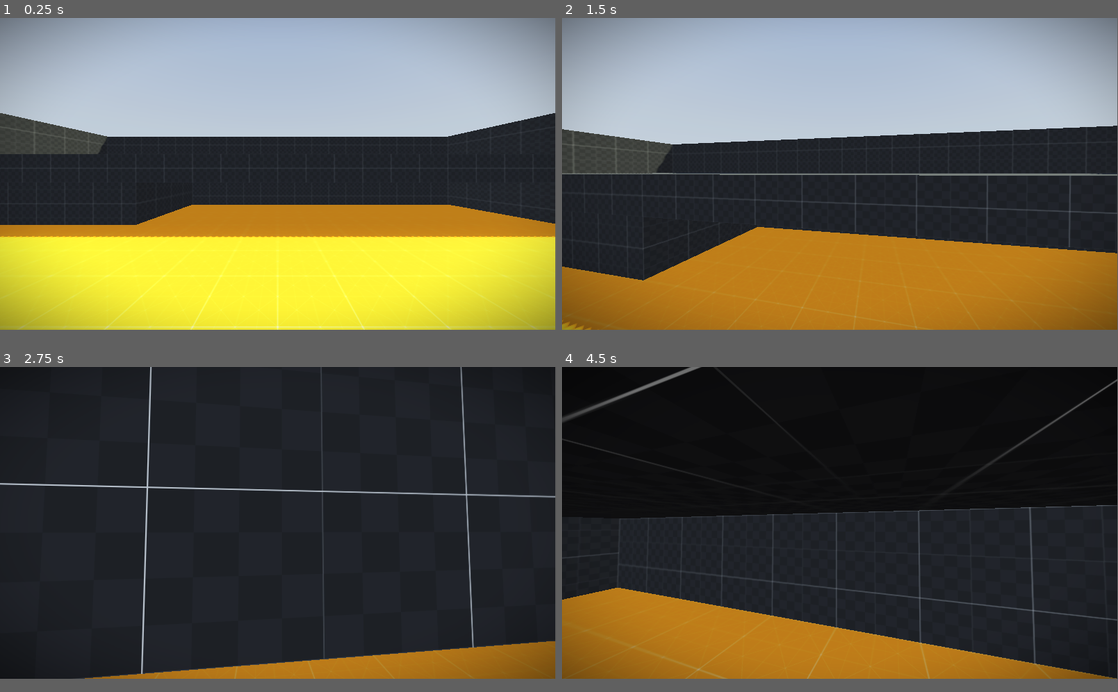
Above: before the commit, frames 1-4 (two rows, left to right).
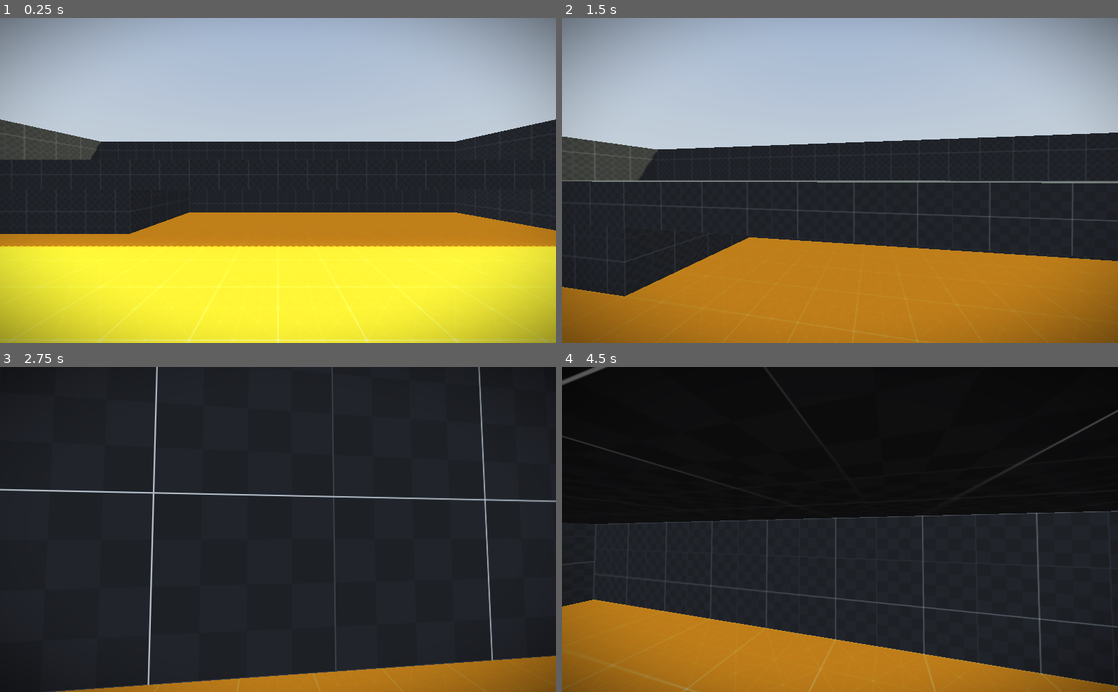
Above: after the commit, the same moments.

Repository: izquiratops/FPS_Project
Game: Godot game, scene res://scenes/world.tscn
Two runs of this game, one before a commit and one after it. Both use one fixed random seed, a clock stepped at 60 frames per second and the inputs below. A sky picture missing from this copy of the repository is replaced by a grey-blue gradient.
Inputs (mouse positions are in pixels of both pictures, inside the frame that each line leads up to):
- Up to frame 1 (0.25 s): no input
- Up to frame 2 (1.5 s): tap Enter at 0.5 s; move the mouse to (867, 174) at 0.52 s; hold C (crouch) 0.53-1.28 s; hold W (forward) from 0.53 s (still down); tap Space (jump) at 0.77, 1.07 s; tap Alt (free-look) at 0.8, 1.35 s; move the mouse to (812, 174) at 1.27 s
- Up to frame 3 (2.75 s): keep holding W (forward); tap Space (jump) at 1.52, 1.82, 2.3 s; tap Shift (sprint) at 1.55 s; move the mouse to (289, 516) at 2.02 s; hold Shift (sprint) from 2.03 s (still down)
- Up to frame 4 (4.5 s): keep holding W (forward); move the mouse to (834, 529) at 2.77 s; release Shift (sprint) at 2.78 s; tap Space (jump) at 2.85, 3.02, 3.32, 3.77, 4.07 s; tap C (crouch) at 3.05 s; move the mouse to (878, 526) at 3.52 s; hold C (crouch) 3.53-4.28 s; tap Alt (free-look) at 3.8, 4.35 s; move the mouse to (795, 519) at 4.27 s
In our replay, the window is 799x449 before the commit and 800x468 after it. These sizes can differ from the game's own. Grey fills any space a smaller window leaves; there, only what the larger window draws over its background counts as a difference.

The runs differ from the first frame. In frame 1, 10% of the frame differs, in the area x 0-100%, y 0-100%; in frame 2, 8.5%; in frame 3, 7.6%; in frame 4, 8.0%.

Commit message:
Sliding works

Diff:
--- a/project.godot
+++ b/project.godot
@@ -14,6 +14,11 @@
 run/main_scene="res://scenes/world.tscn"
 config/features=PackedStringArray("4.1", "Forward Plus")
 config/icon="res://icon.svg"
+
+[display]
+
+window/size/viewport_width=1024
+window/size/viewport_height=600
 
 [dotnet]
 
--- a/scenes/world.tscn
+++ b/scenes/world.tscn
@@ -108,7 +108,7 @@
 shape = SubResource("CapsuleShape3D_vxkag")
 disabled = true
 
-[node name="RayCast3D" type="RayCast3D" parent="Player"]
+[node name="AboveHeadRayCast" type="RayCast3D" parent="Player"]
 transform = Transform3D(1, 0, 0, 0, 1, 0, 0, 0, 1, 0, 1.3, 0)
 target_position = Vector3(0, 0.5, 0)
 
--- a/scripts/player.gd
+++ b/scripts/player.gd
@@ -1,35 +1,42 @@
 extends CharacterBody3D
 
-# Player nodes
+# Player nodes.
 @onready var neck = $Neck
 @onready var head = $Neck/Head
 @onready var camera_3d = $Neck/Head/Camera3D
 @onready var standing_collision_shape = $StandingCollisionShape
 @onready var crouching_collision_shape = $CrouchingCollisionShape
-@onready var ray_cast_3d = $RayCast3D
+@onready var above_head_ray_cast = $AboveHeadRayCast
 
-# Input vars
+# Input vars.
 var direction = Vector3.ZERO
 const mouse_sensitivity = 0.2
 
-# Speed vars
+# Speed vars.
 var current_speed = 0.0
 const walking_speed = 5.0
 const sprint_speed = 10.0
 const crouch_speed = 3.0
 
-# Movement vars
+# Movement vars.
 const lerp_speed = 15.0
 const jump_velocity = 4.5
 const crouch_depth = -0.5
 const free_look_tilt_amount = 8.0
 
-# Movement State
+# Movement State.
 var walking = true
 var sprinting = false
 var crouching = false
+var sliding = false
 var free_looking = false
-var sliding = false
+
+# Slide vars.
+var slide_timer = 0.0
+var slide_direction = Vector2.ZERO
+const slide_timer_max = 1.0
+const slide_speed = 10.0
+const slide_speed_min = 2.0
 
 # Get the gravity from the project settings to be synced with RigidBody nodes.
 var gravity = ProjectSettings.get_setting("physics/3d/default_gravity")
@@ -38,34 +45,60 @@
 func _input(event):
 	if event is InputEventMouseMotion:
 		if free_looking:
-			# Horizontal range
+			# Looking left/right.
 			neck.rotate_y(deg_to_rad(-1 * mouse_sensitivity * event.relative.x))
 			neck.rotation.y = clamp(neck.rotation.y, deg_to_rad(-120), deg_to_rad(120))
-		else:
-			# Horizontal range
+		elif not sliding:
+			# Looking left/right.
 			rotate_y(deg_to_rad(-1 * mouse_sensitivity * event.relative.x))
-			# Vertical range
+			# Looking up/down.
 			head.rotate_x((deg_to_rad(-1 * mouse_sensitivity * event.relative.y)))
 			head.rotation.x = clamp(head.rotation.x, deg_to_rad(-85), deg_to_rad(85))
 
 
+func _process(delta):
+	if sliding:
+		# Handle sliding timer.
+		slide_timer -= delta
+		# Updating state when timer ends.
+		if slide_timer <= 0:
+			sliding = false
+
+
 func _physics_process(delta):
+	# Get the input direction.
+	var input_dir = Input.get_vector("left", "right", "forward", "backward")
+
 	# Add the gravity.
 	if not is_on_floor():
 		velocity.y -= gravity * delta
 
-	# Handle Crouching
+	# Handle Crouching.
 	if Input.is_action_pressed("crouch"):
+		# Ducking head.
 		head.position.y = lerp(head.position.y, crouch_depth, delta * lerp_speed)
 		standing_collision_shape.disabled = true
 		crouching_collision_shape.disabled = false
 
-		current_speed = crouch_speed
+		# Handle Sliding. Avoid sliding if the character stay still.
+		if sprinting and input_dir != Vector2.ZERO:
+			sliding = true
+			slide_timer = slide_timer_max
+			slide_direction = input_dir
+
+		# Handle speed depending on crouching vs sliding.
+		if sliding:
+			# Decrease speed
+			current_speed = max(slide_speed * slide_timer, slide_speed_min)
+		else:
+			current_speed = crouch_speed
+
 		walking = false
 		sprinting = false
 		crouching = true
-	# Avoid leaving 'crouch' state if there's something above the character's head
-	elif !ray_cast_3d.is_colliding():
+	# Avoid leaving 'crouch' state if there's something above the character's head.
+	elif !above_head_ray_cast.is_colliding():
+		# Standing up.
 		head.position.y = lerp(head.position.y, 0.0, delta * lerp_speed)
 		standing_collision_shape.disabled = false
 		crouching_collision_shape.disabled = true
@@ -74,33 +107,45 @@
 			current_speed = sprint_speed
 			walking = false
 			sprinting = true
-			crouching = false
 		else:
 			current_speed = walking_speed
 			walking = true
 			sprinting = false
-			crouching = false
 
-	# Handle Free looking
+		crouching = false
+		sliding = false
+
+	# Handle Free look. Enable if the character is sliding too.
 	if Input.is_action_pressed("free-look"):
+		# Tilting camera when looking back.
+		camera_3d.rotation.z = deg_to_rad(neck.rotation.y * free_look_tilt_amount)
+		# Update state.
 		free_looking = true
-		# Tilting camera when looking back
-		camera_3d.rotation.z = deg_to_rad(neck.rotation.y * free_look_tilt_amount)
 	else:
+		# Defaulting view to look ahead.
+		neck.rotation.y = lerp(neck.rotation.y, 0.0, delta * lerp_speed)
+		# Defaulting camera tilt.
+		camera_3d.rotation.z = lerp(camera_3d.rotation.z, 0.0, delta * lerp_speed)
+		# Update state.
 		free_looking = false
-		# Defaulting view to look ahead
-		neck.rotation.y = lerp(neck.rotation.y, 0.0, delta * lerp_speed)
-		# Defaulting camera tilt
-		camera_3d.rotation.z = lerp(camera_3d.rotation.z, 0.0, delta * lerp_speed)
 
-	# Handle Jump.
-	if Input.is_action_just_pressed("jump") and is_on_floor():
+	# Handle Jump. Checking above_head_ray_cast to avoid jumping under low ceilings.
+	if Input.is_action_just_pressed("jump") and is_on_floor() and !above_head_ray_cast.is_colliding():
 		velocity.y = jump_velocity
 
-	# Get the input direction and handle the movement/deceleration.
-	var input_dir = Input.get_vector("left", "right", "forward", "backward")
-	var target_dir = transform.basis * Vector3(input_dir.x, 0, input_dir.y).normalized()
-	direction = lerp(direction, target_dir, delta * lerp_speed)
+	# Handle the movement/deceleration.
+	var target_direction = Vector3.ZERO
+	if sliding:
+		# Tilting camera 7 degrees.
+		camera_3d.rotation.z = lerp(camera_3d.rotation.z, -deg_to_rad(7.0), delta * lerp_speed)
+		# Force the character to go straight.
+		target_direction = transform.basis * Vector3(slide_direction.x, 0, slide_direction.y).normalized()
+	else:
+		# Get direction from WASD inputs.
+		target_direction = transform.basis * Vector3(input_dir.x, 0, input_dir.y).normalized()
+
+	direction = lerp(direction, target_direction, delta * lerp_speed)
+
 	if direction:
 		velocity.x = direction.x * current_speed
 		velocity.z = direction.z * current_speed
